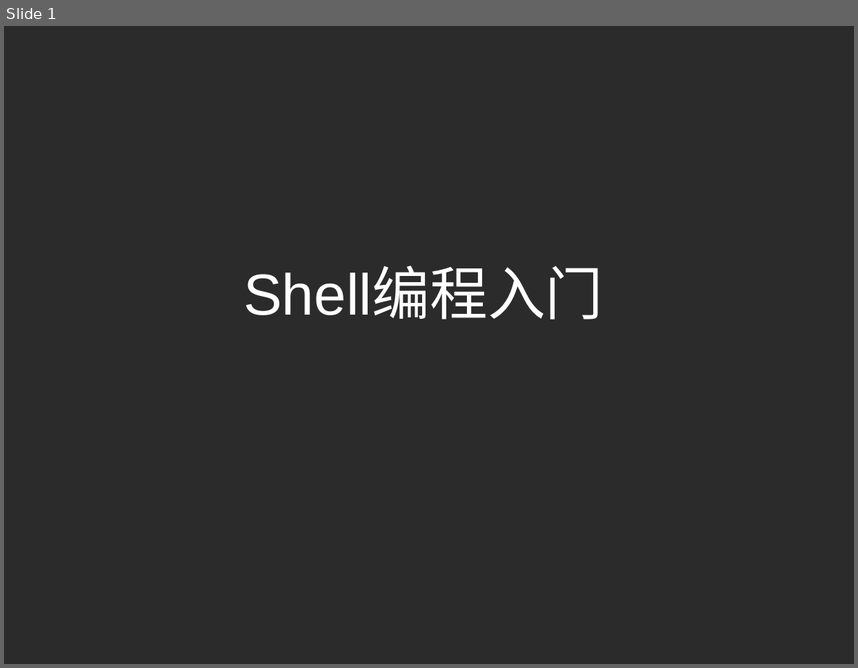
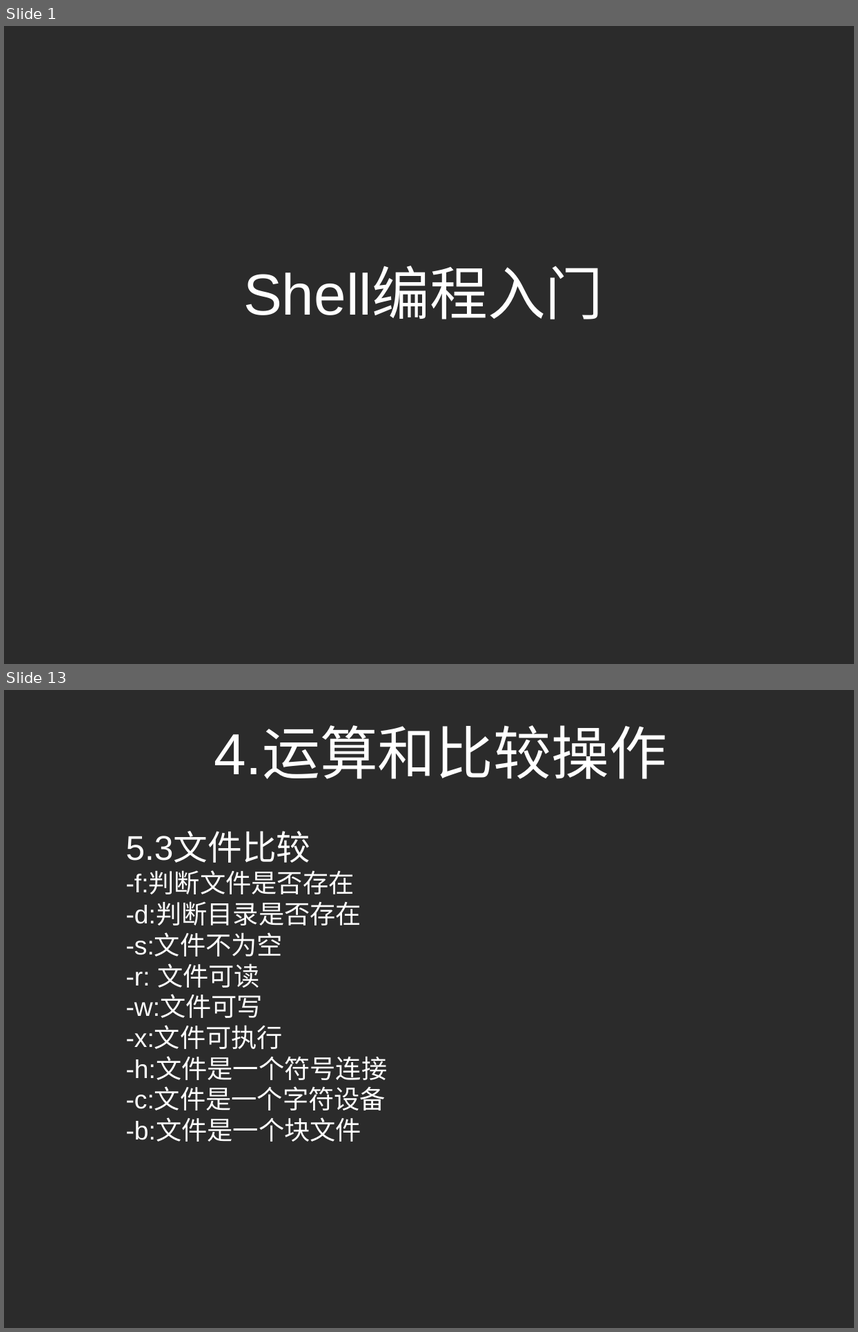
Before and after one commit to shuoshuren/shellDemo, a slide deck: shell编程入门.pptx. Shown one above the other, each under a label of ours: slide 1 before the commit, slides 1 and 13 after it; the slides between them are not shown. The pictures are 858x668 and 858x1332 pixels, drawn with LibreOffice and Linux fonts; fonts in the diff are those of the drawing; background and template pictures are left out; a plain dark background stands for a picture behind light text. Boxes give left, top, right and bottom in pixels: in the first picture for what was removed or moved away, otherwise in the second. Text is boxed around its words. In the diff, an @@ line names an element or a change of style, - is before the commit and + after.

```diff
--- a/shell编程入门.pptx
+++ b/shell编程入门.pptx
@@ slide 13 added at bbox=[4, 690, 854, 1328], background picture (left out) @@
@@ text added at bbox=[214, 728, 667, 779], 54 pt, text #FFFFFF @@
+4.运算和比较操作
@@ text added at bbox=[126, 833, 388, 1141], 24 pt, text #FFFFFF @@
+5.3文件比较
+-f:判断文件是否存在
+-d:判断目录是否存在
+-s:文件不为空
+-r: 文件可读
+-w:文件可写
+-x:文件可执行
+-h:文件是一个符号连接
+-c:文件是一个字符设备
+-b:文件是一个块文件
```
Also in this commit, not shown: 4 slides changed, 15 other slides added, 9 other files.
